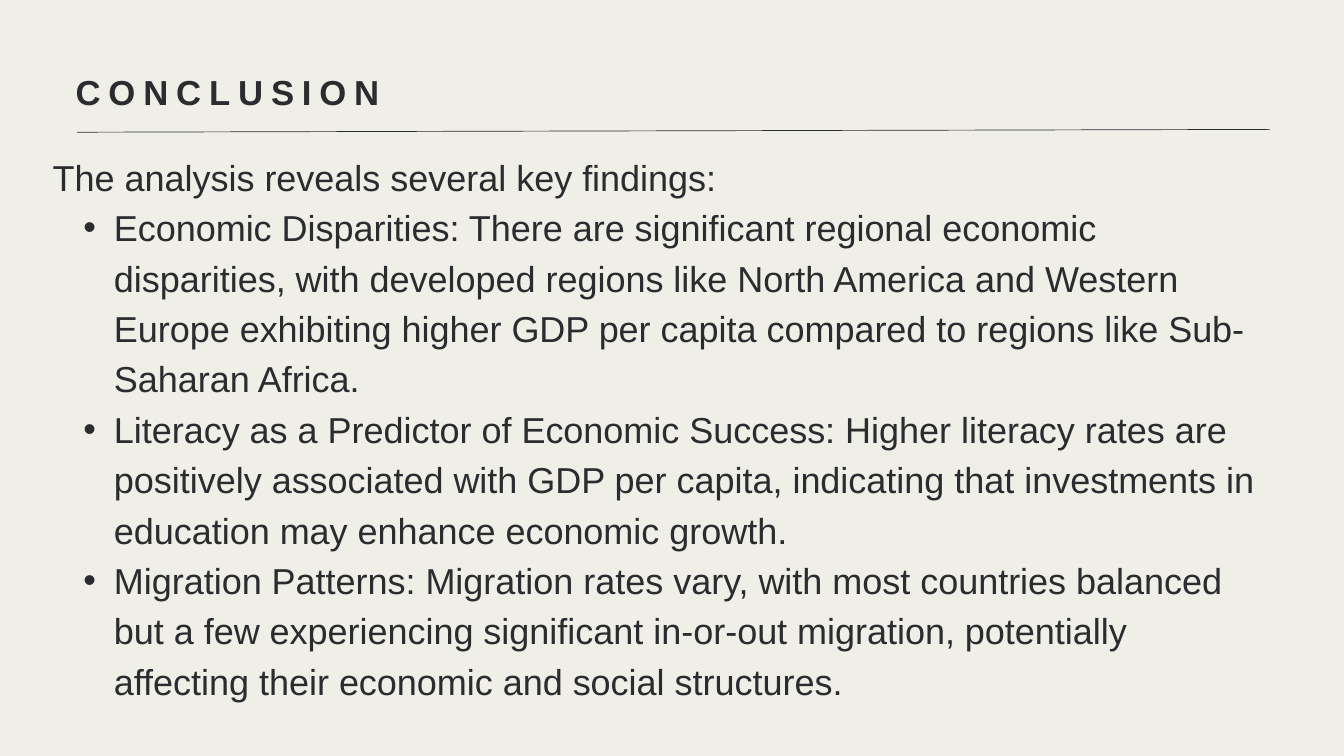
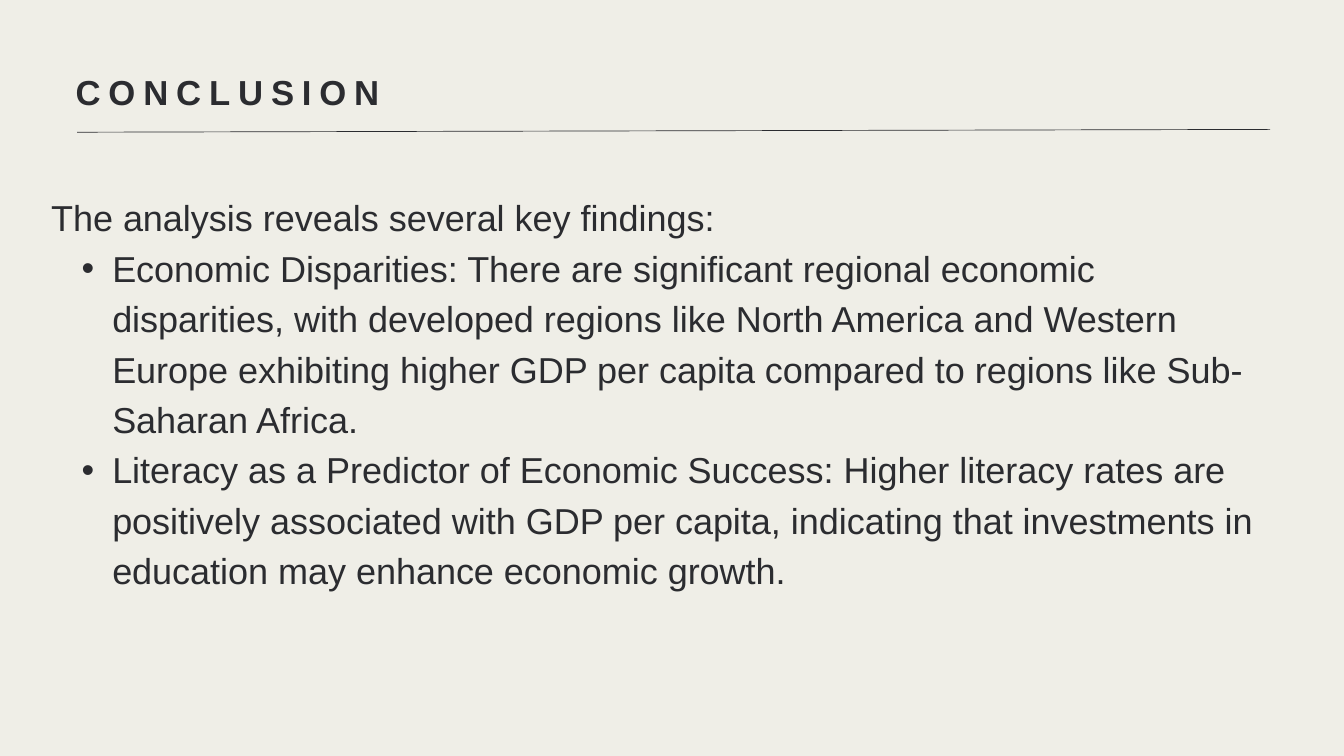
Before and after one commit to Vilars/Data110, a slide deck: slide 10 of Tete R Assignon_Project 1.pptx. Drawn at 1344x756 pixels with LibreOffice and Linux fonts; fonts in the diff are those of the drawing. Boxes give left, top, right and bottom in pixels: in the first picture for what was removed or moved away, otherwise in the second. Text is boxed around its words. In the diff, an @@ line names an element or a change of style, - is before the commit and + after.

```diff
--- a/Tete R Assignon_Project 1.pptx
+++ b/Tete R Assignon_Project 1.pptx
@@ text "The analysis reveals several key ...": place and size @@
-text "The analysis reveals several key ..." at <box>53,165,1254,702</box>
+text "The analysis reveals several key ..." at <box>51,205,1253,591</box>
@@ text at <box>114,568,1222,702</box>: paragraph removed @@
-  • Migration Patterns: Migration rates vary, with most countries balanced but a few experiencing significant in-or-out migration, potentially affecting their economic and social structures.
```
Also in this commit, not shown: 3 other slides changed, 1 slide added, 1 slide removed.
